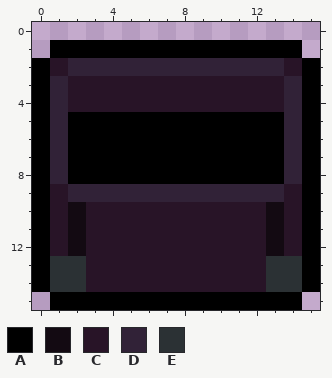
Two versions of one pixel-art sprite, sprites/chests/sprCursedAmmoChestOpen.png. The picture above was drawn from the file before the commit.
The file is 16x16 pixels.
Palette (. is transparent): A #000000  B #130a12  C #281427  D #312237  E #2b3134
Pixels before, first column x 0:
 1 .AAAAAAAAAAAAAA.
 2 ACDDDDDDDDDDDDCA
 3 ADCCCCCCCCCCCCDA
 4 ADCCCCCCCCCCCCDA
 5 ADAAAAAAAAAAAADA
 6 ADAAAAAAAAAAAADA
 7 ADAAAAAAAAAAAADA
 8 ADAAAAAAAAAAAADA
 9 ACDDDDDDDDDDDDCA
10 ACBCCCCCCCCCCBCA
11 ACBCCCCCCCCCCBCA
12 ACBCCCCCCCCCCBCA
13 AEECCCCCCCCCCEEA
14 AEECCCCCCCCCCEEA
15 .AAAAAAAAAAAAAA.
And afterwards:
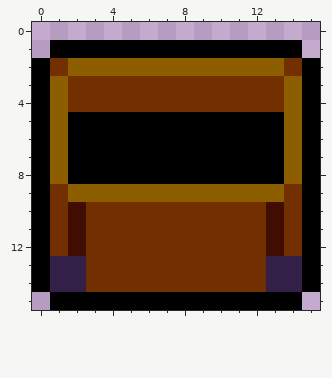
Edits made:
{"colour":"B","old":"#130a12","new":"#410d00"}
{"colour":"C","old":"#281427","new":"#723001"}
{"colour":"D","old":"#312237","new":"#8d5e00"}
{"colour":"E","old":"#2b3134","new":"#332048"}
